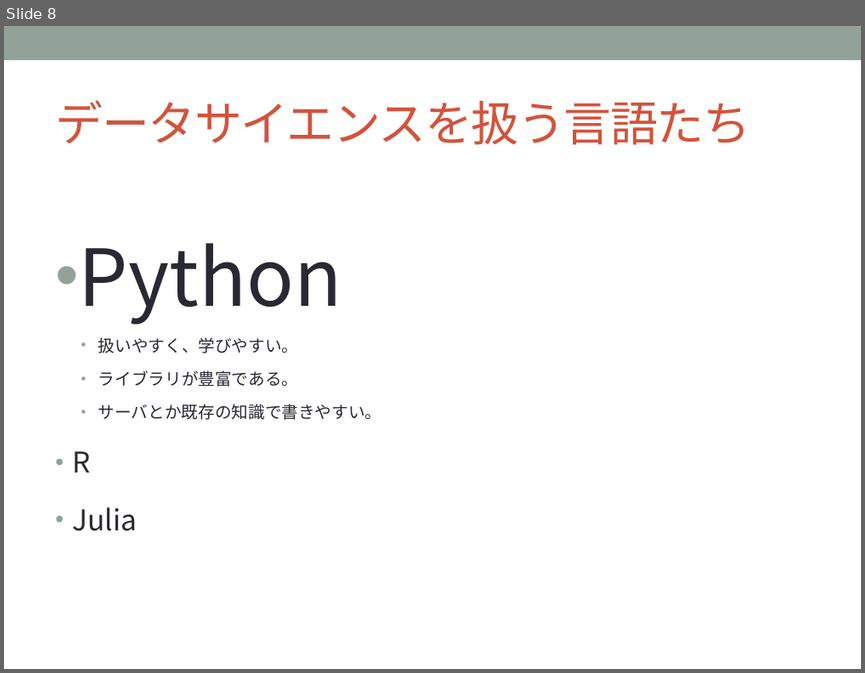
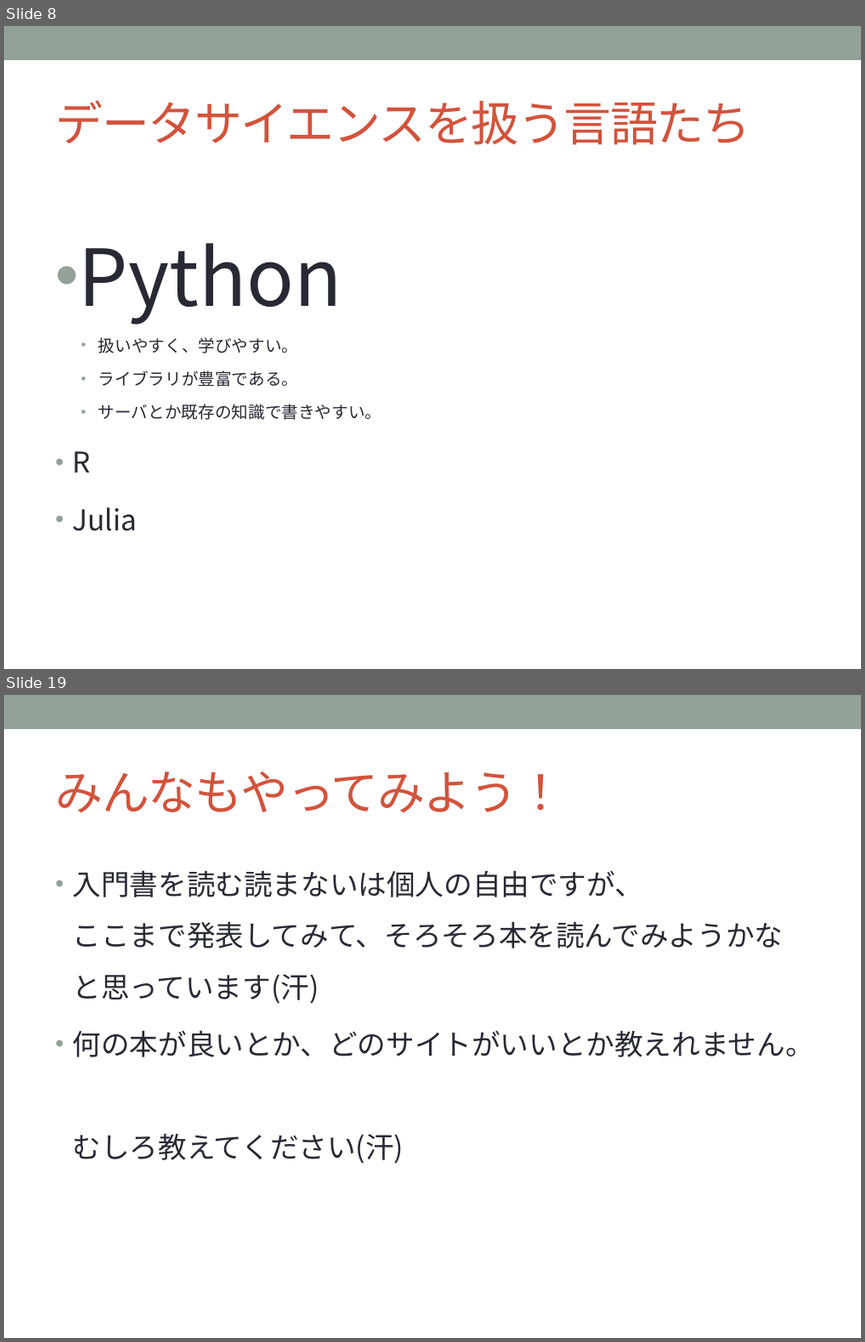
Before and after one commit to sakapun/nds51, a slide deck: 入門系の本を一冊も読まず.pptx. Shown one above the other, each under a label of ours: slide 8 before the commit, slides 8 and 19 after it; the slides between them are not shown. The pictures are 865x673 and 865x1342 pixels, drawn with LibreOffice and Linux fonts; fonts in the diff are those of the drawing. Boxes give left, top, right and bottom in pixels: in the first picture for what was removed or moved away, otherwise in the second. Text is boxed around its words. In the diff, an @@ line names an element or a change of style, - is before the commit and + after.

Commit message:
発表に即して資料の修正

```diff
--- a/入門系の本を一冊も読まず.pptx
+++ b/入門系の本を一冊も読まず.pptx
@@ slide 19 added at (x1=4, y1=695, x2=861, y2=1338), background #FFFFFF; not listed: 1 template element that a slide beside it also shows @@
@@ title added at (x1=55, y1=771, x2=564, y2=812), 40 pt, text #D2533C @@
+みんなもやってみよう！
@@ text added at (x1=73, y1=870, x2=814, y2=1163), 24 pt, text #292934 @@
+• 入門書を読む読まないは個人の自由ですが、
+  ここまで発表してみて、そろそろ本を読んでみようかなと思っています(汗)
+• 何の本が良いとか、どのサイトがいいとか教えれません。
+  むしろ教えてください(汗)
```
Also in this commit, not shown: 7 slides changed, 6 other slides added, 1 other file.
